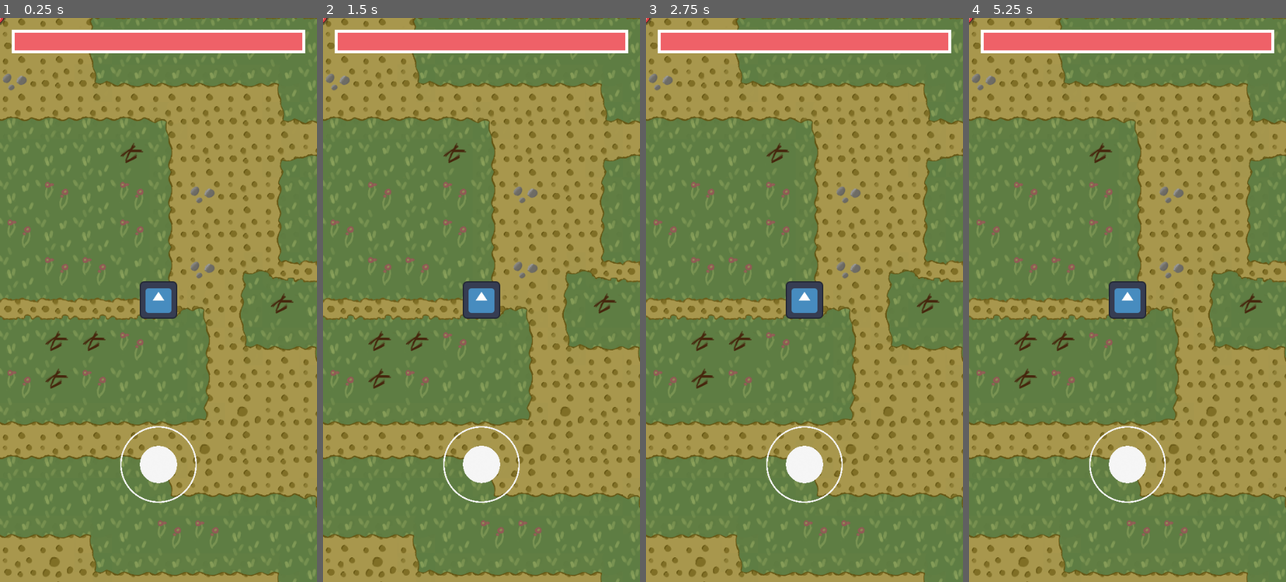
Above: before the commit, frames 1-4 (left to right).
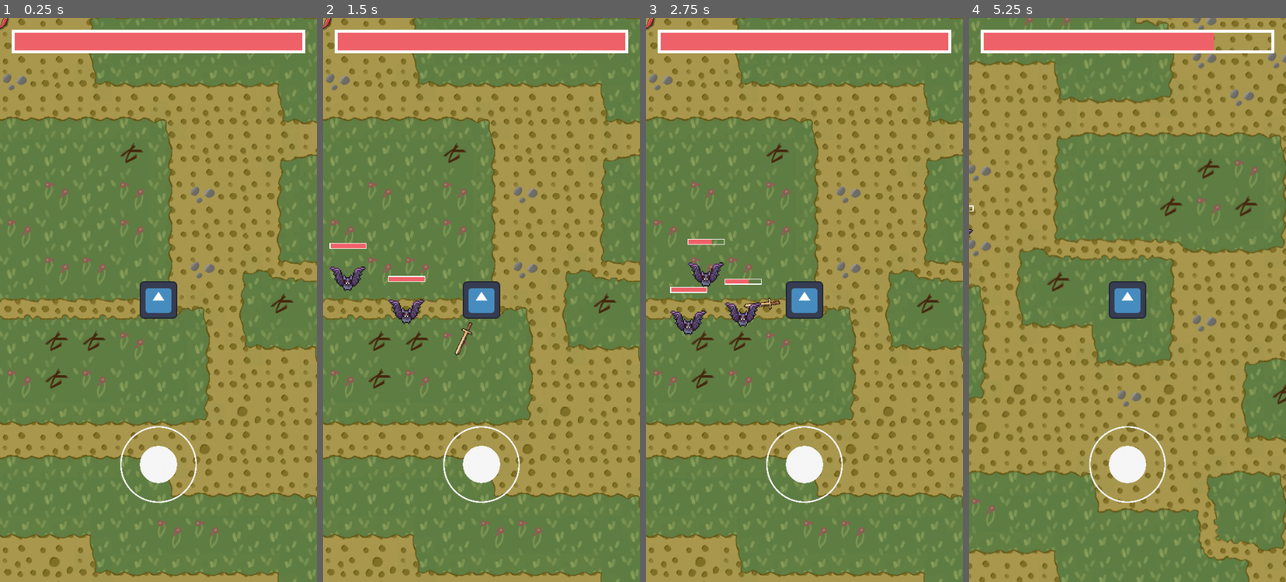
Above: after the commit, the same moments.

Repository: Solidwave/snowdragon
Game: Godot game, scene res://Scenes/Main/Main.tscn
Two runs of this game, one before a commit and one after it. Both use one fixed random seed, a clock stepped at 60 frames per second and the inputs below. The engine's default icon, where the game draws it, is replaced by a stand-in: a white triangle on a blue panel in a dark square.
Inputs (mouse positions are in pixels of both pictures, inside the frame that each line leads up to):
- Up to frame 1 (0.25 s): no input
- Up to frame 2 (1.5 s): click (481, 463) at 0.5 s; click (481, 463) at 1.25 s
- Up to frame 3 (2.75 s): click (804, 463) at 2 s
- Up to frame 4 (5.25 s): move the mouse to (1197, 271) at 2.77 s; move the mouse to (1064, 328) at 3.52 s; move the mouse to (1159, 175) at 4.27 s; move the mouse to (1111, 412) at 5.02 s

The runs differ from the first frame. In frame 1, less than 0.1% of the frame differs, in the area x 0-3%, y 0-3%; in frame 2, 0.9%; in frame 3, 1.2%; in frame 4, 56%, in the area x 0-100%, y 0-100%.

Commit message:
feat: adds drop mechanism

Diff:
--- /dev/null
+++ b/Resources/Istances/DropPools/CommonDropPool.tres
@@ -0,0 +1,9 @@
+[gd_resource type="Resource" script_class="DropPoolResource" load_steps=3 format=3 uid="uid://c7pdswjeave8b"]
+
+[ext_resource type="Script" path="res://Resources/Types/DropPool.gd" id="1_ardtm"]
+[ext_resource type="Resource" uid="uid://b20m8hxdbg5fy" path="res://Resources/Istances/Items/AttackSpeedPU.tres" id="1_uus8e"]
+
+[resource]
+script = ExtResource("1_ardtm")
+items = Array[Resource("res://Resources/Types/ItemResource.gd")]([ExtResource("1_uus8e")])
+chances = Array[float]([0.2])
--- a/Resources/Istances/Enemies/Bat/BatResource.tres
+++ b/Resources/Istances/Enemies/Bat/BatResource.tres
@@ -1,11 +1,12 @@
-[gd_resource type="Resource" script_class="EnemyResource" load_steps=3 format=3 uid="uid://pyneill1fsjr"]
+[gd_resource type="Resource" script_class="EnemyResource" load_steps=4 format=3 uid="uid://pyneill1fsjr"]
 
-[ext_resource type="Script" path="res://Resources/Types/EnemyResource.gd" id="1_rbqxt"]
-[ext_resource type="Texture2D" uid="uid://bcc0oauhudgkc" path="res://Textures/Enemies/Bat/bat_atlas.tres" id="2_u8eiu"]
+[ext_resource type="Resource" uid="uid://c7pdswjeave8b" path="res://Resources/Istances/DropPools/CommonDropPool.tres" id="1_0m178"]
+[ext_resource type="Script" path="res://Resources/Types/EnemyResource.gd" id="2_rhbpj"]
+[ext_resource type="Texture2D" uid="uid://bcc0oauhudgkc" path="res://Textures/Enemies/Bat/bat_atlas.tres" id="3_u2mqs"]
 
 [resource]
-script = ExtResource("1_rbqxt")
-texture = ExtResource("2_u8eiu")
+script = ExtResource("2_rhbpj")
+texture = ExtResource("3_u2mqs")
 type = "monster"
 id = 2
 attack = 10
@@ -17,3 +18,4 @@
 stunnedAnimation = "bat_stunned"
 idleAnimation = "bat_idle"
 chaseAnimation = "bat_chase"
+dropPool = ExtResource("1_0m178")
--- /dev/null
+++ b/Resources/Types/DropPool.gd
@@ -0,0 +1,19 @@
+extends Resource
+
+class_name DropPoolResource
+
+@export var items: Array[ItemResource] = []
+@export var chances: Array[float] = []
+
+func drop():
+	var totalChance = 1
+
+	var rand = randf()
+
+	print(rand)
+
+	for i in range(items.size()):
+		if rand < chances[i]:
+			return items[i]
+		rand -= chances[i]
+	return null;
--- a/Resources/Types/EnemyResource.gd
+++ b/Resources/Types/EnemyResource.gd
@@ -25,3 +25,5 @@
 @export var idleAnimation: String
 
 @export var chaseAnimation: String
+
+@export var dropPool : DropPoolResource
--- a/Scenes/Drop/Drop.gd
+++ b/Scenes/Drop/Drop.gd
@@ -3,14 +3,16 @@
 class_name Drop
 
 @export var res : ItemResource
-@onready var sprite_2d = $Sprite2D
+@onready var sprite_2d : Sprite2D = $Sprite2D
 
 var player : Player
 
 
 # Called when the node enters the scene tree for the first time.
 func _ready():
-	sprite_2d.texture = res.texture
+	print(sprite_2d, res.texture)
+	sprite_2d.set_texture(res.texture)
+
 
 
 # Called every frame. 'delta' is the elapsed time since the previous frame.
--- a/Scenes/Enemy/Enemy.gd
+++ b/Scenes/Enemy/Enemy.gd
@@ -20,9 +20,23 @@
 	health_component.health = resource.maxHealth
 
 	health_component.updateBar(resource.maxHealth, resource.maxHealth)
+	if resource.dropPool.items.size() > 0:
+		tree_exiting.connect(drop)
 
 
 
 func _physics_process(_delta):
 	if !stop:
 		move_and_slide()
+
+func drop():
+	var drop : ItemResource = resource.dropPool.drop();
+	print(drop)
+	if drop:
+		var dropInstance = load("res://Scenes/Drop/drop.tscn").instantiate()
+
+		dropInstance.res = drop
+
+		dropInstance.global_position = global_position
+
+		get_parent().add_child.call_deferred(dropInstance)
--- /dev/null
+++ b/Scenes/Main/Dropper.gd
@@ -0,0 +1,3 @@
+extends Node
+
+class_name Dropper
--- a/Scenes/Main/Main.tscn
+++ b/Scenes/Main/Main.tscn
@@ -8,11 +8,11 @@
 
 [node name="Main" type="Node2D"]
 
-[node name="Drop9" parent="." instance=ExtResource("3_nrdft")]
-position = Vector2(963, 566)
-
-[node name="Drop8" parent="." instance=ExtResource("3_nrdft")]
-position = Vector2(797, 190)
+[node name="Enemy4" parent="." instance=ExtResource("3_02126")]
+position = Vector2(-2497, -1964)
+scale = Vector2(100, 100)
+resource = ExtResource("7_22hnl")
+stop = true
 
 [node name="TileMap" parent="." instance=ExtResource("1_o50do")]
 layer_0/tile_data = PackedInt32Array(589817, 327681, 7, 589818, 393217, 3, 589819, 327681, 3, 589820, 393217, 4, 589821 …(13022 unchanged characters)…
@@ -20,8 +20,36 @@
 [node name="Player" parent="." instance=ExtResource("1_0kp0s")]
 
 [node name="Drop" parent="." instance=ExtResource("3_nrdft")]
+position = Vector2(4, 7)
 
 [node name="Enemy" parent="." instance=ExtResource("3_02126")]
-position = Vector2(-261, 273)
+position = Vector2(-391, 258)
 resource = ExtResource("7_22hnl")
 stop = true
+
+[node name="Enemy2" parent="." instance=ExtResource("3_02126")]
+position = Vector2(-2541, -2156)
+scale = Vector2(100, 100)
+resource = ExtResource("7_22hnl")
+stop = true
+
+[node name="Enemy3" parent="." instance=ExtResource("3_02126")]
+position = Vector2(-158, 168)
+resource = ExtResource("7_22hnl")
+stop = true
+
+[node name="Enemy5" parent="." instance=ExtResource("3_02126")]
+position = Vector2(-143, 572)
+resource = ExtResource("7_22hnl")
+
+[node name="Enemy6" parent="." instance=ExtResource("3_02126")]
+position = Vector2(-249, 416)
+resource = ExtResource("7_22hnl")
+
+[node name="Enemy7" parent="." instance=ExtResource("3_02126")]
+position = Vector2(-378, 640)
+resource = ExtResource("7_22hnl")
+
+[node name="Enemy8" parent="." instance=ExtResource("3_02126")]
+position = Vector2(-667, 615)
+resource = ExtResource("7_22hnl")
Not shown: 2 places in Scenes/Drop/drop.tscn that only renumber resources
